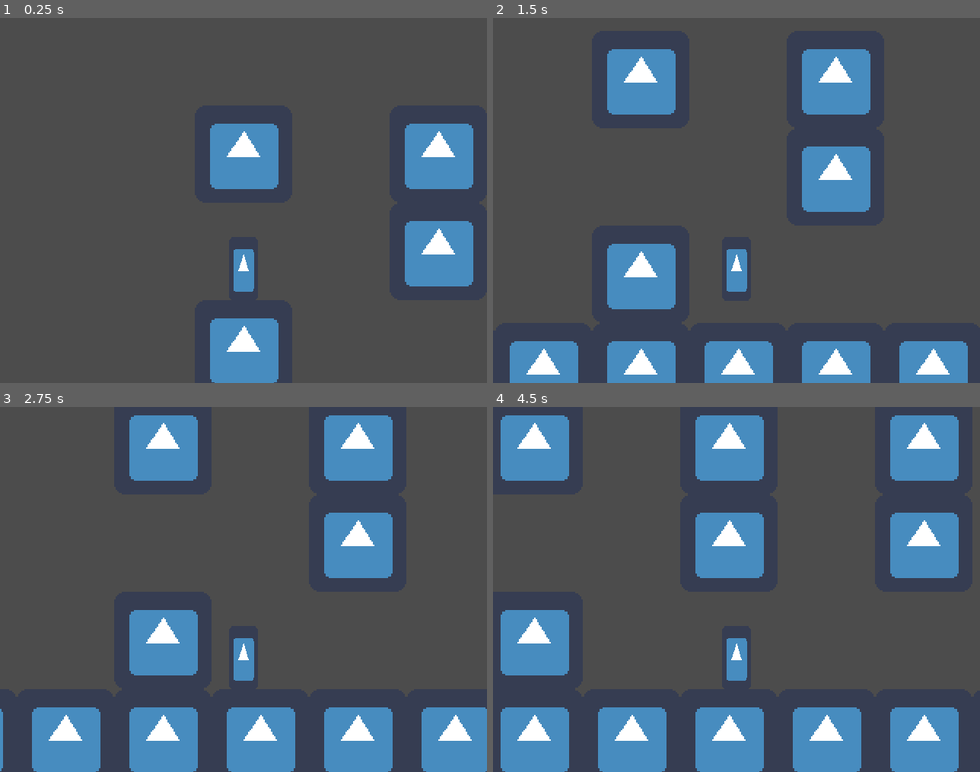
Above: before the commit, frames 1-4 (two rows, left to right).
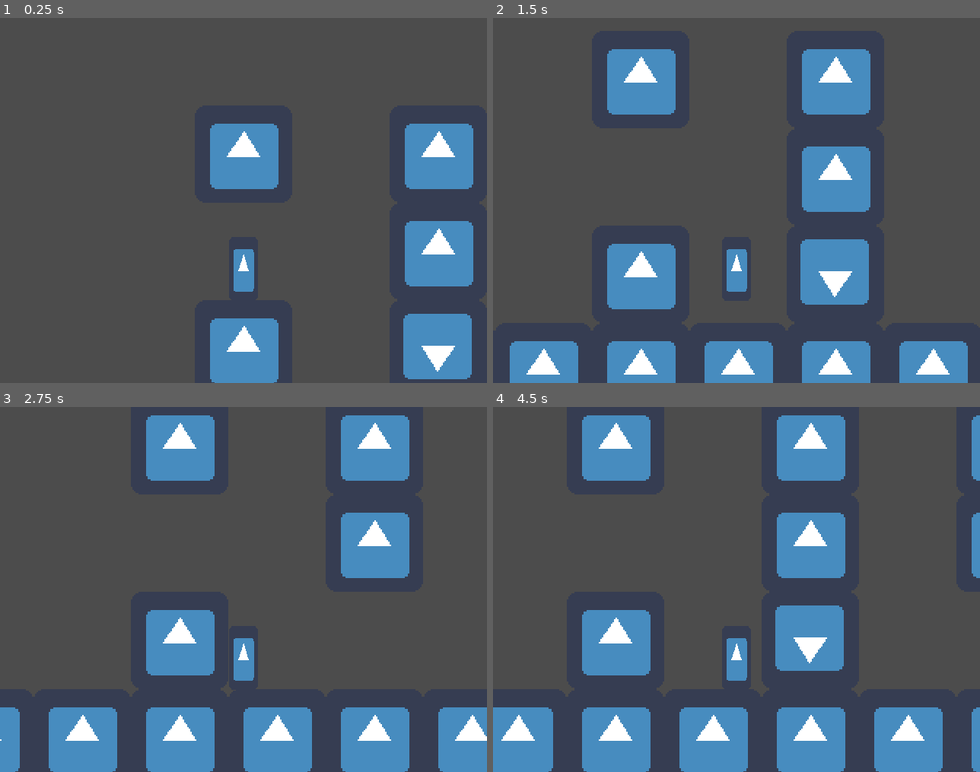
Above: after the commit, the same moments.

Repository: flyJV/MakeshiftMonikerGameProject1
Game: Godot game, scene res://GameScenes/GameCore.tscn
Same seed, same stepped clock (60 frames per second), same inputs: the game is played once before the commit and once after it. The engine's default icon, where the game draws it, is replaced by a stand-in: a white triangle on a blue panel in a dark square.
Inputs:
- Up to frame 1 (0.25 s): no input
- Up to frame 2 (1.5 s): tap Enter at 0.5 s; hold D (action_right) from 0.53 s (still down); tap Ctrl (action_3) at 0.6, 1.35 s; tap W (action_up) at 0.77 s
- Up to frame 3 (2.75 s): tap W (action_up) at 1.52 s; release D (action_right) at 2.03 s; hold A (action_left) from 2.03 s (still down); tap Ctrl (action_3) at 2.1 s
- Up to frame 4 (4.5 s): release A (action_left) at 2.78 s; hold D (action_right) 2.78-4.28 s; tap Ctrl (action_3) at 2.85, 3.6, 4.35 s; tap W (action_up) at 3.02, 3.77 s; hold A (action_left) from 4.28 s (still down)

The runs differ from the first frame. In frame 1, 2.5% of the frame differs, in the area x 82-97%, y 81-99%; in frame 2, 2.5%; in frame 3, 14%; in frame 4, 36%, in the area x 0-100%, y 2-100%.

Commit message:
Some Tweaks - Door Experiment

Diff:
--- a/GameScenes/GameCore.tscn
+++ b/GameScenes/GameCore.tscn
@@ -1,7 +1,8 @@
-[gd_scene load_steps=4 format=2]
+[gd_scene load_steps=5 format=2]
 
 [ext_resource path="res://TileMaps/test.tres" type="TileSet" id=1]
 [ext_resource path="res://ObjectScenes/Player.tscn" type="PackedScene" id=2]
+[ext_resource path="res://ObjectScenes/LockDoorTest.tscn" type="PackedScene" id=3]
 [ext_resource path="res://Scripts/GameCore.gd" type="Script" id=4]
 
 [node name="GameCore" type="Node"]
@@ -14,6 +15,9 @@
 format = 1
 tile_data = PoolIntArray( 65535, 0, 0, 2, 0, 0, 4, 0, 0, 6, 0, 0, 8, 0, 0, 10, 0, 0, 131071, 0, 0, 65540, 0, 0, 65542,  …(355 unchanged characters)…
 
+[node name="LockDoorTest" parent="World" instance=ExtResource( 3 )]
+position = Vector2( 288, 160 )
+
 [node name="Player" parent="." instance=ExtResource( 2 )]
 position = Vector2( 160, 90 )
 
--- /dev/null
+++ b/ObjectScenes/LockDoorTest.tscn
@@ -0,0 +1,31 @@
+[gd_scene load_steps=5 format=2]
+
+[ext_resource path="res://icon.png" type="Texture" id=1]
+[ext_resource path="res://ObjectScenes/TouchDoorTest.gd" type="Script" id=2]
+
+[sub_resource type="RectangleShape2D" id=1]
+extents = Vector2( 32, 32 )
+
+[sub_resource type="CircleShape2D" id=2]
+radius = 32.0
+
+[node name="LockDoorTest" type="StaticBody2D"]
+collision_layer = 5
+script = ExtResource( 2 )
+
+[node name="TextureRect" type="TextureRect" parent="."]
+margin_left = -32.0
+margin_top = -32.0
+margin_right = 32.0
+margin_bottom = 32.0
+texture = ExtResource( 1 )
+flip_h = true
+flip_v = true
+
+[node name="CollisionShape2D" type="CollisionShape2D" parent="."]
+shape = SubResource( 1 )
+
+[node name="Area2D" type="Area2D" parent="."]
+
+[node name="DoorCheck" type="CollisionShape2D" parent="Area2D"]
+shape = SubResource( 2 )
--- a/ObjectScenes/Player.tscn
+++ b/ObjectScenes/Player.tscn
@@ -7,9 +7,12 @@
 radius = 9.0
 height = 22.0
 
+[sub_resource type="CircleShape2D" id=2]
+radius = 24.0
+
 [node name="Player" type="KinematicBody2D"]
-collision_layer = 17
-collision_mask = 17
+collision_layer = 15
+collision_mask = 15
 script = ExtResource( 1 )
 
 [node name="Ego" type="Sprite" parent="."]
@@ -18,3 +21,10 @@
 
 [node name="Collider" type="CollisionShape2D" parent="."]
 shape = SubResource( 1 )
+
+[node name="PickArea" type="Area2D" parent="."]
+collision_layer = 4
+collision_mask = 4
+
+[node name="CollideArea" type="CollisionShape2D" parent="PickArea"]
+shape = SubResource( 2 )
--- /dev/null
+++ b/ObjectScenes/TouchDoorTest.gd
@@ -0,0 +1,12 @@
+extends StaticBody2D
+
+onready var a = get_node("Area2D")
+
+func _ready():
+	pass
+
+func _physics_process(_delta):
+	if (Input.is_action_just_pressed("action_3")):
+		visible = !visible
+		$CollisionShape2D.disabled = !($CollisionShape2D.disabled)
+	pass
--- a/Scripts/PlayerController.gd
+++ b/Scripts/PlayerController.gd
@@ -4,6 +4,7 @@
 export var move_H_on = true
 export var move_V_on = true
 export var gravity_active = true
+export var pickup_on = true
 export var speed = 64
 export var fall_rate = 2
 var quiet
@@ -21,6 +22,11 @@
 	# Function variables
 	var move = Vector2(0, 0)
 	var fall = 0
+
+	# Handle pickups
+	if (pickup_on):
+		if (Input.is_action_just_pressed("action_3")):
+			pass
 
 	# Clear.
 	move.y = 0
@@ -47,4 +53,3 @@
 		fall = 0
 	# Just move.
 	quiet = move_and_slide((move*speed))
-	pass
--- a/project.godot
+++ b/project.godot
@@ -65,6 +65,13 @@
  ]
 }
 
+[layer_names]
+
+2d_physics/layer_1="CollideThis"
+2d_physics/layer_2="Player"
+2d_physics/layer_3="Static Interacts"
+2d_physics/layer_4="Entities"
+
 [physics]
 
 common/enable_pause_aware_picking=true
@@ -72,6 +79,12 @@
 [rendering]
 
 quality/driver/driver_name="GLES2"
+quality/intended_usage/framebuffer_allocation=3
 vram_compression/import_etc=true
 vram_compression/import_etc2=false
+quality/reflections/texture_array_reflections=false
+quality/reflections/high_quality_ggx=false
+quality/shading/force_vertex_shading=true
+quality/shading/force_lambert_over_burley=true
+quality/shading/force_blinn_over_ggx=true
 environment/default_environment="res://default_env.tres"
Not shown: 1 places in ObjectScenes/Player.tscn that only renumber resources
